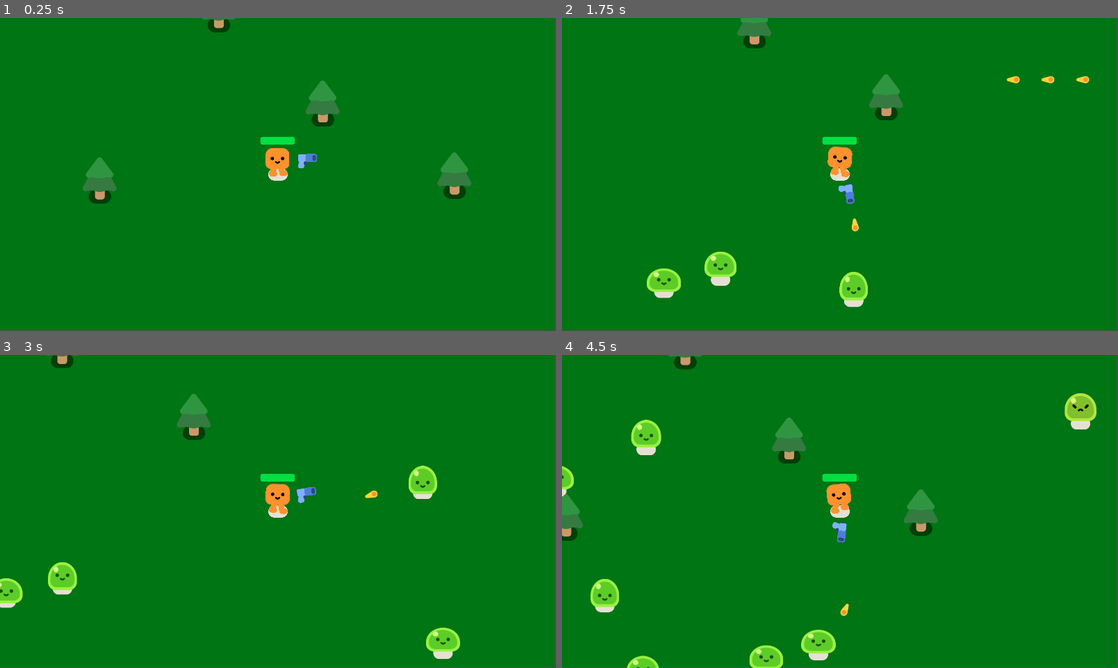
Above: before the commit, frames 1-4 (two rows, left to right).
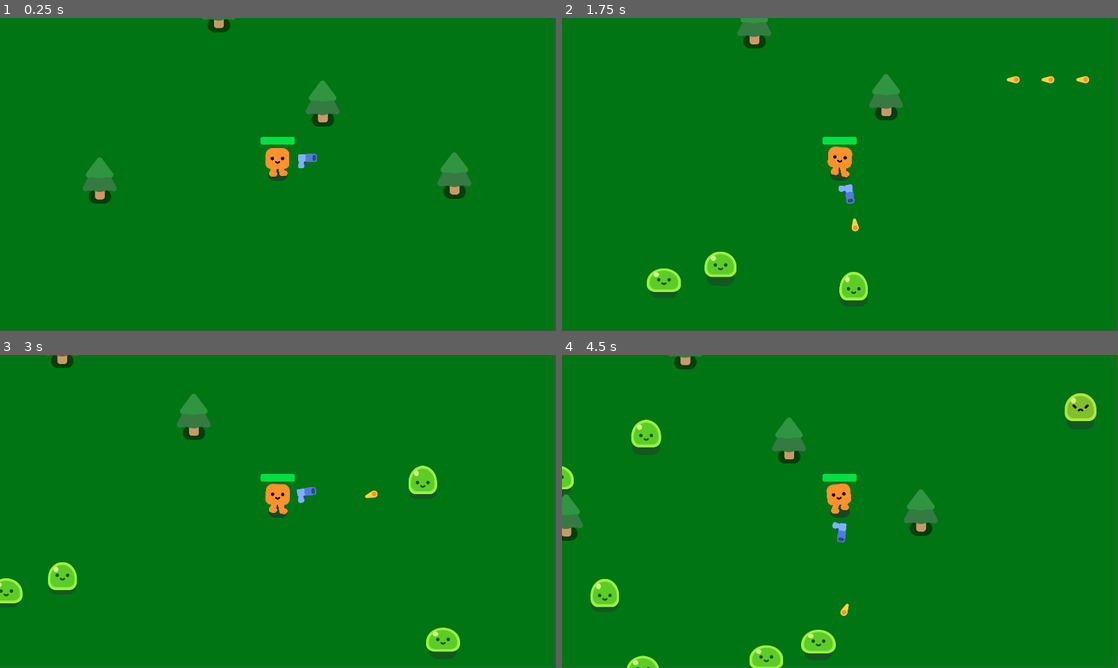
Above: after the commit, the same moments.

Repository: minusonee/SurvivorGame
Game: Godot game, scene res://survivors_game.tscn
The game is run twice, just before and just after one commit, with the same random seed, the same clock (stepped at 60 frames per second) and the same inputs.
Inputs:
- Up to frame 1 (0.25 s): no input
- Up to frame 2 (1.75 s): tap Enter at 0.5 s; hold D (move_right) 0.53-1.28 s; hold S (move_down) from 1.28 s (still down)
- Up to frame 3 (3 s): release S (move_down) at 2.03 s; hold D (move_right) 2.03-2.78 s; hold W (move_up) from 2.78 s (still down)
- Up to frame 4 (4.5 s): release W (move_up) at 3.53 s; hold A (move_left) from 3.53 s (still down)

The runs differ from the first frame. In frame 1, less than 0.1% of the frame differs, in the area x 48-52%, y 48-52%; in frame 2, 0.4%; in frame 3, 0.3%; in frame 4, 0.5%, in the area x 0-96%, y 20-98%.

Commit message:
fixed shadow color and disabled mob collision

Diff:
--- a/src/characters/happy_boo/happy_boo.tscn
+++ b/src/characters/happy_boo/happy_boo.tscn
@@ -591,7 +591,7 @@
 playback_default_blend_time = 0.2
 
 [node name="GroundShadow" type="Sprite2D" parent="."]
-modulate = Color(0.898039, 0.878431, 0.831373, 1)
+modulate = Color(0.162066, 0.162066, 0.162066, 0.588235)
 z_index = -1
 z_as_relative = false
 scale = Vector2(0.8, 0.8)
--- a/src/characters/slime/slime.tscn
+++ b/src/characters/slime/slime.tscn
@@ -215,10 +215,11 @@
 script = ExtResource("1_87y5x")
 
 [node name="GroundShadow" type="Sprite2D" parent="."]
-modulate = Color(0.898039, 0.878431, 0.831373, 1)
+modulate = Color(0.184314, 0.184314, 0.184314, 0.388235)
 z_index = -1
 z_as_relative = false
-scale = Vector2(0.8, 0.8)
+position = Vector2(0, -7)
+scale = Vector2(1.14722, 1.04464)
 texture = ExtResource("1_cq7ej")
 
 [node name="Anchor" type="Marker2D" parent="."]
--- a/src/mob.tscn
+++ b/src/mob.tscn
@@ -8,7 +8,6 @@
 
 [node name="Mob" type="CharacterBody2D"]
 collision_layer = 2
-collision_mask = 3
 script = ExtResource("1_4qj6u")
 
 [node name="Slime" parent="." instance=ExtResource("1_tsxp1")]
--- a/src/survivors_game.tscn
+++ b/src/survivors_game.tscn
@@ -34,7 +34,7 @@
 [node name="PathFollow2D" type="PathFollow2D" parent="Player/Path2D"]
 unique_name_in_owner = true
 position = Vector2(-200.825, -246.095)
-rotation = -0.00635716
+rotation = -0.00635727
 
 [node name="PineTree" parent="." instance=ExtResource("2_ycora")]
 position = Vector2(1075, 505)
